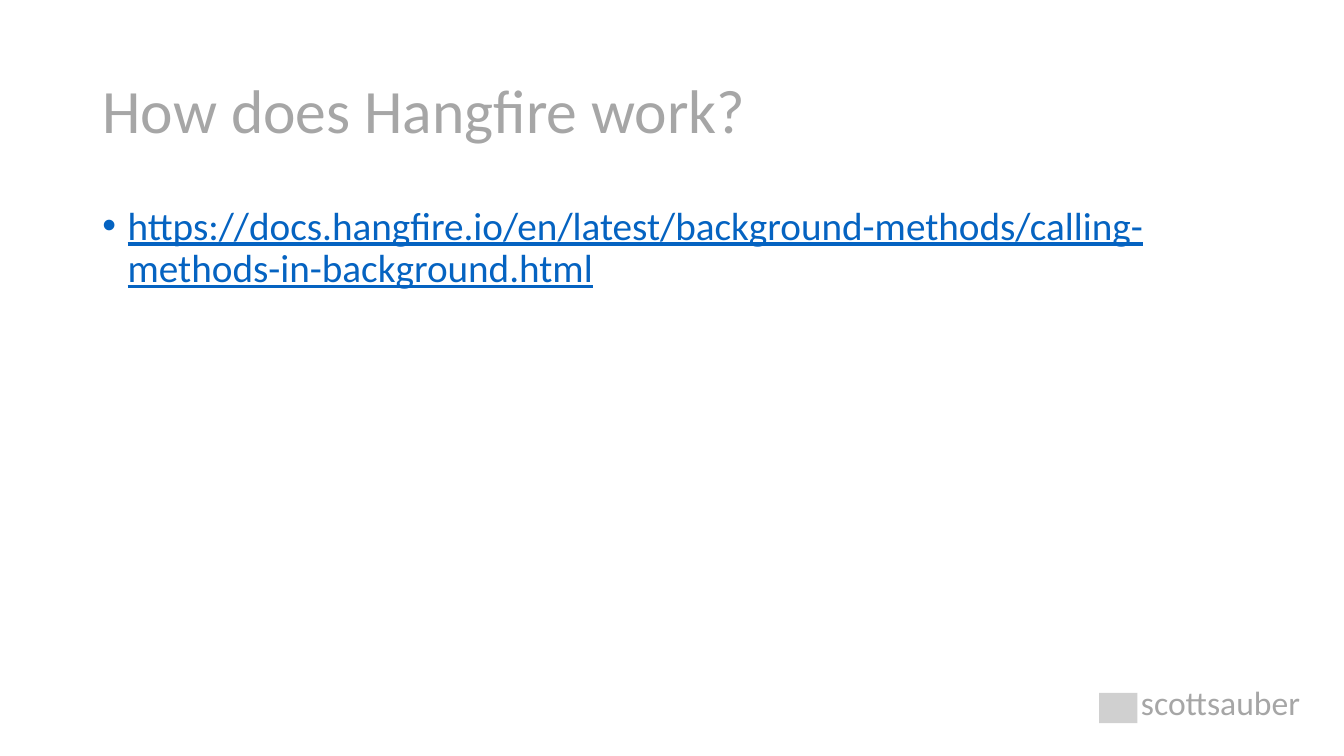
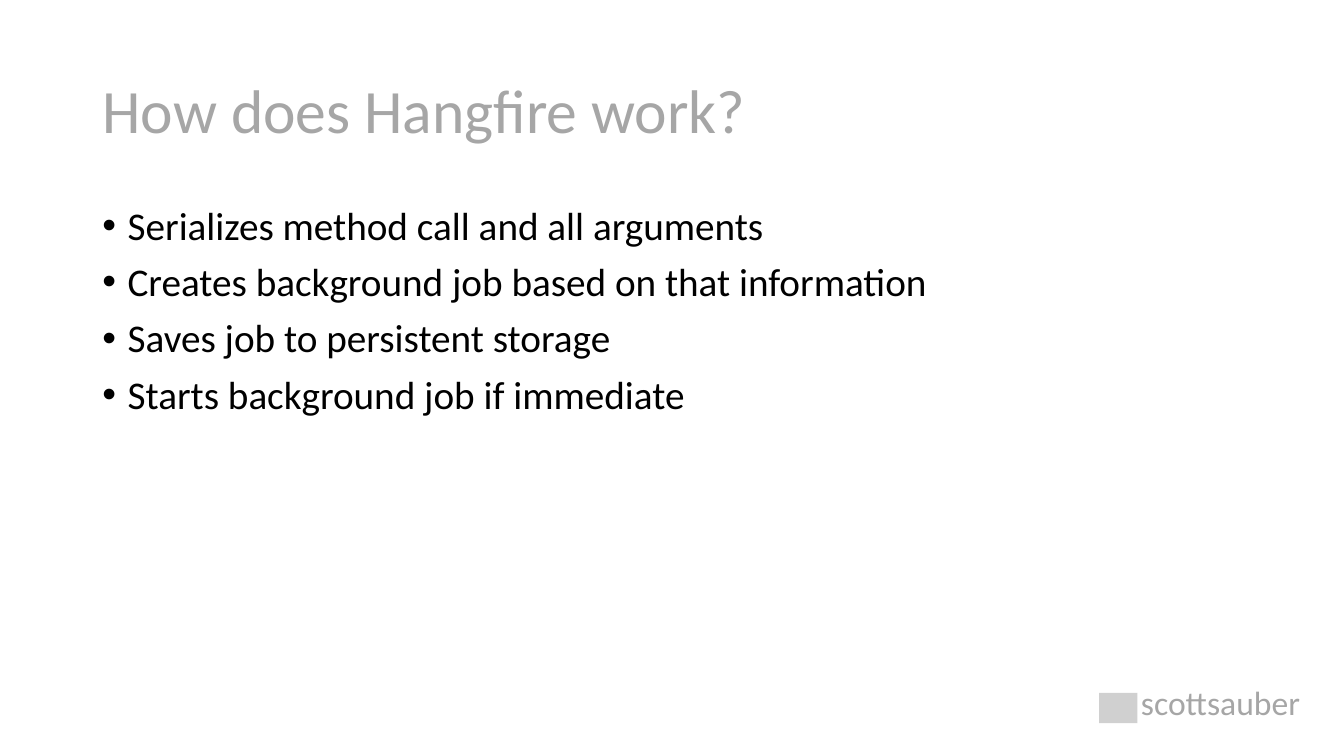
Before and after one commit to nirzaf/DotNetWorkShopTalk, a slide deck: slide 35 of 2020-10-16 - NDC Sydney - The Background on Background Tasks in .NET Core/The Background on Background Tasks.pptx. Drawn at 1344x756 pixels with LibreOffice and Linux fonts; fonts in the diff are those of the drawing; grey boxes stand for pictures. Boxes give left, top, right and bottom in pixels: in the first picture for what was removed or moved away, otherwise in the second. Text is boxed around its words. In the diff, an @@ line names an element or a change of style, - is before the commit and + after.

```diff
--- a/2020-10-16 - NDC Sydney - The Background on Background Tasks in .NET Core/The Background on Background Tasks.pptx
+++ b/2020-10-16 - NDC Sydney - The Background on Background Tasks in .NET Core/The Background on Background Tasks.pptx
@@ text at bbox=[128, 212, 926, 416]: text changed; text colour #0563C1 to #000000 @@
-• https://docs.hangfire.io/en/latest/background-methods/calling-methods-in-background.html
+• Serializes method call and all arguments
+• Creates background job based on that information
+• Saves job to persistent storage
+• Starts background job if immediate
```
Also in this commit, not shown: 1 other slide changed, 1 other file.
